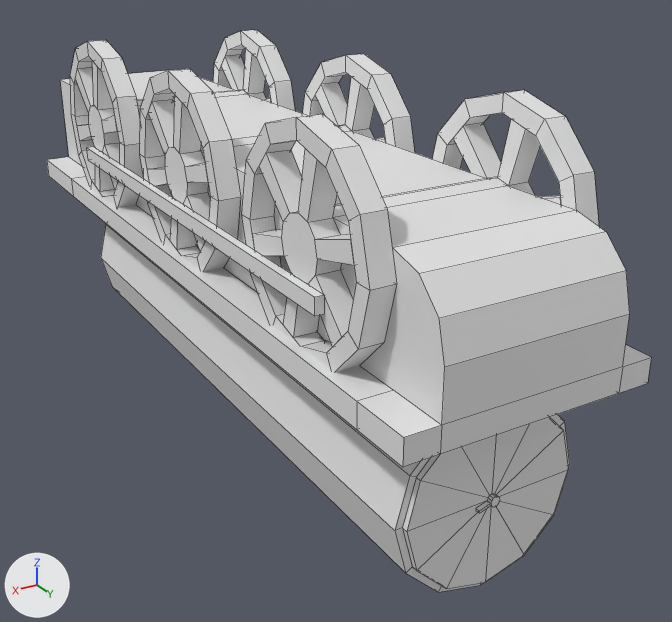
Two versions of the Blender file frasers evil train lab/GWRclass1600.blend, one commit apart.
Rendered twice from a camera (50 mm lens) standing at (4.77, 14.48, 2.62) and looking at (-0.84, 5.14, -2.05). Lighting does not change. The marker at lower left points along +X, +Y and +Z. Mesh edges are drawn as thin lines.
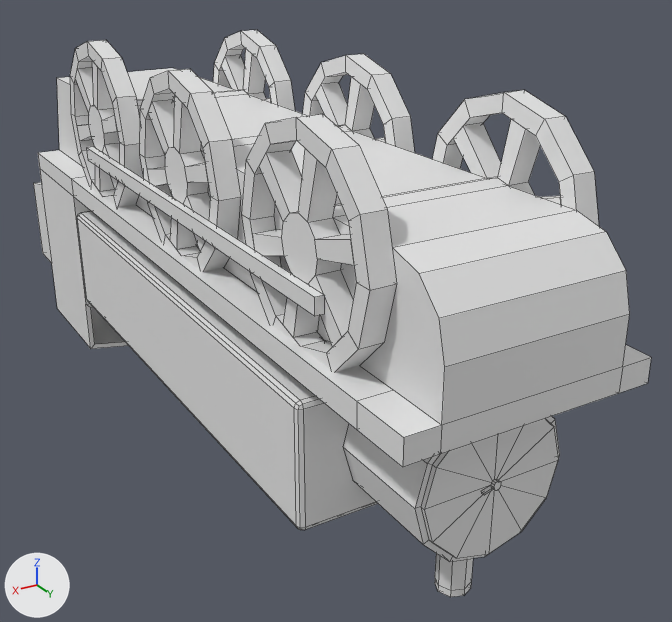
What differs and where, as boxes [x1, y1, x2, y2] in the pictures (672 x 622 px):
'Cylinder', reshaped
    before: [47, 30, 651, 592]
    after: [33, 30, 651, 597]
part 1 of me_cylinder, added
    after: [77, 211, 378, 530]
part 2 of me_cylinder, added
    after: [435, 553, 473, 597]
part 3 of me_cylinder, built on
    before: [47, 70, 575, 592]
    after: [33, 68, 575, 561]

The change in detail:
me_cylinder is used by ob_cylinder; location (0.21, 2.42, 0.0); rotation (0.0, 1.571, 0.0), in degrees (0, 90, 0); scale (1.4, 1.4, 1.4).
me_cylinder had 738 vertices, 687 faces and spanned x -0.79..2.27, y -1.74..5.18, z -1.08..0.78.
me_cylinder now has 932 vertices, 859 faces and spans x -0.79..2.69, y -2.53..5.18, z -1.08..0.78.
me_cylinder part 1: a new loose piece of 56 vertices spanning x 1.02..2.02, y -0.79..4.02, z -1.08..0.78.
me_cylinder part 2: a new loose piece of 48 vertices spanning x 1.98..2.47, y 4.41..4.67, z -0.27..-0.02.
Part 3, on me_cylinder:
2 vertices are removed from x 0.84, y -1.74, z -1.08..0.78.
25 faces are deleted.
6 vertices in x 0.66..0.84, y -1.74, z -1.08..0.78 move by (0.0, -0.38, 0.0).
6 vertices in x 1.56..1.59, y 4.87..4.9, z -0.19..-0.17 move by (-0.13, 0.01, 0.01).
4 vertices in x 1.56..1.59, y 4.87..4.9, z -0.13..-0.11 move by (-0.13, 0.01, 0.0).
4 vertices in x 1.58..1.6, y 4.87..4.9, z -0.02 move by (-0.13, 0.01, -0.02).
72 vertices move from x -0.19..2.27, y -1.74..4.9, z -0.86..0.57 to x -0.19..2.02, y -2.12..4.91, z -1.08..0.78.
37 vertices are added at x 0.84..2.69, y -2.53..-0.79, z -1.08..0.78.
12 new vertices lie (0.0, 4.89, 0.0) away from vertices in x 0.84..2.27, y -0.79, z -0.86..0.57.
5 new vertices lie (0.89, 0.0, 0.0) away from vertices in x 1.02..1.11, y -2.53..-0.79, z -1.08..0.78.
6 new vertices lie (0.0, 0.0, 0.52) away from vertices in x 2.05..2.54, y -2.12..-0.79, z -1.03..0.21.
75 new faces join them.
